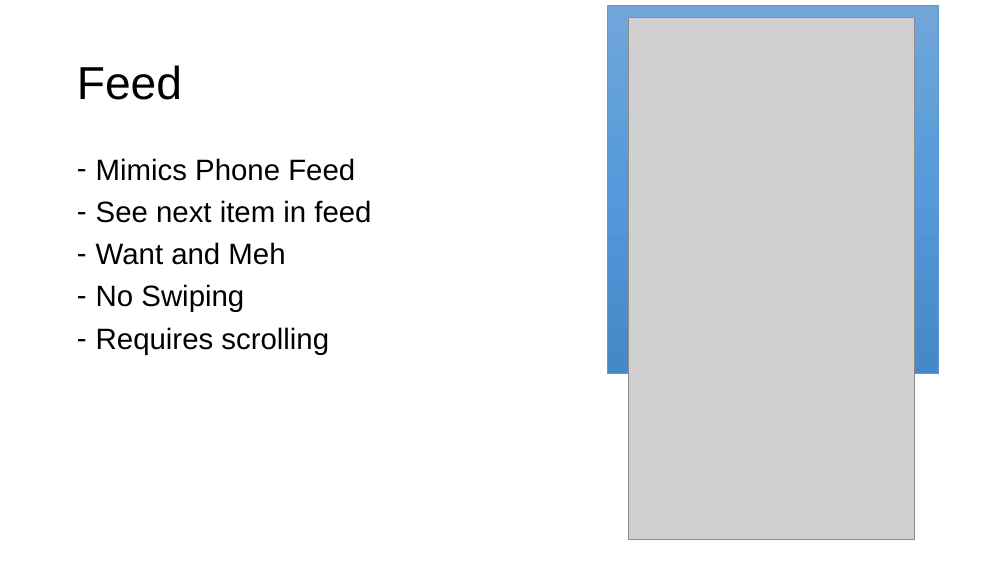
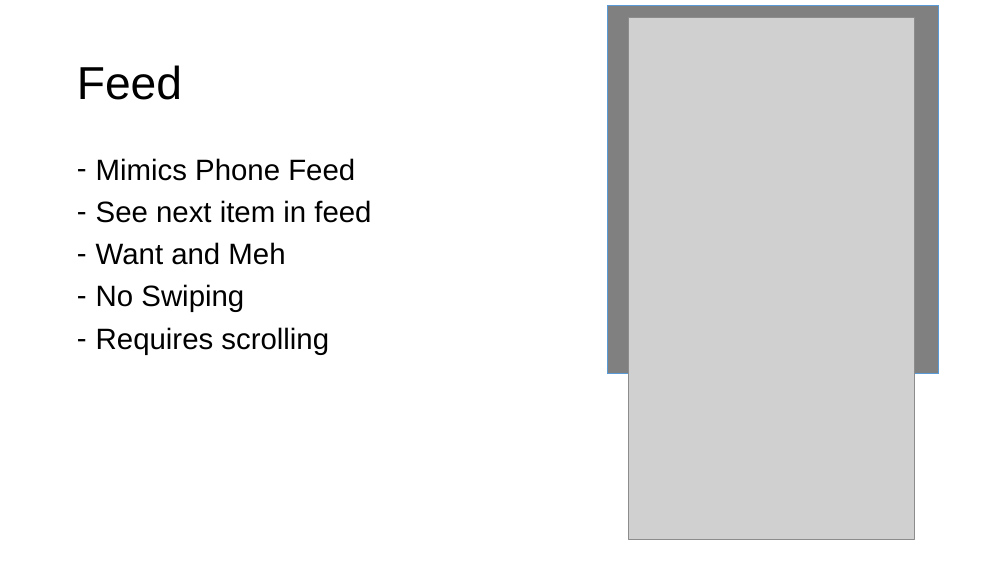
Before and after one commit to BechirAhmed/Bakkle, a slide deck: slide 4 of presentation/Presentation1.pptx. Drawn at 1008x567 pixels with LibreOffice and Linux fonts; fonts in the diff are those of the drawing; grey boxes stand for pictures. Boxes give left, top, right and bottom in pixels: in the first picture for what was removed or moved away, otherwise in the second. Text is boxed around its words. In the diff, an @@ line names an element or a change of style, - is before the commit and + after.

Commit message:
Presentation
Former-commit-id: 3d0a758762c3417893928ecee7e1751a63e99787

```diff
--- a/presentation/Presentation1.pptx
+++ b/presentation/Presentation1.pptx
@@ rectangle at [608,6,939,374]: fill gradient #71A6DB to #559BDB to #448ACA to #808080 @@
```
